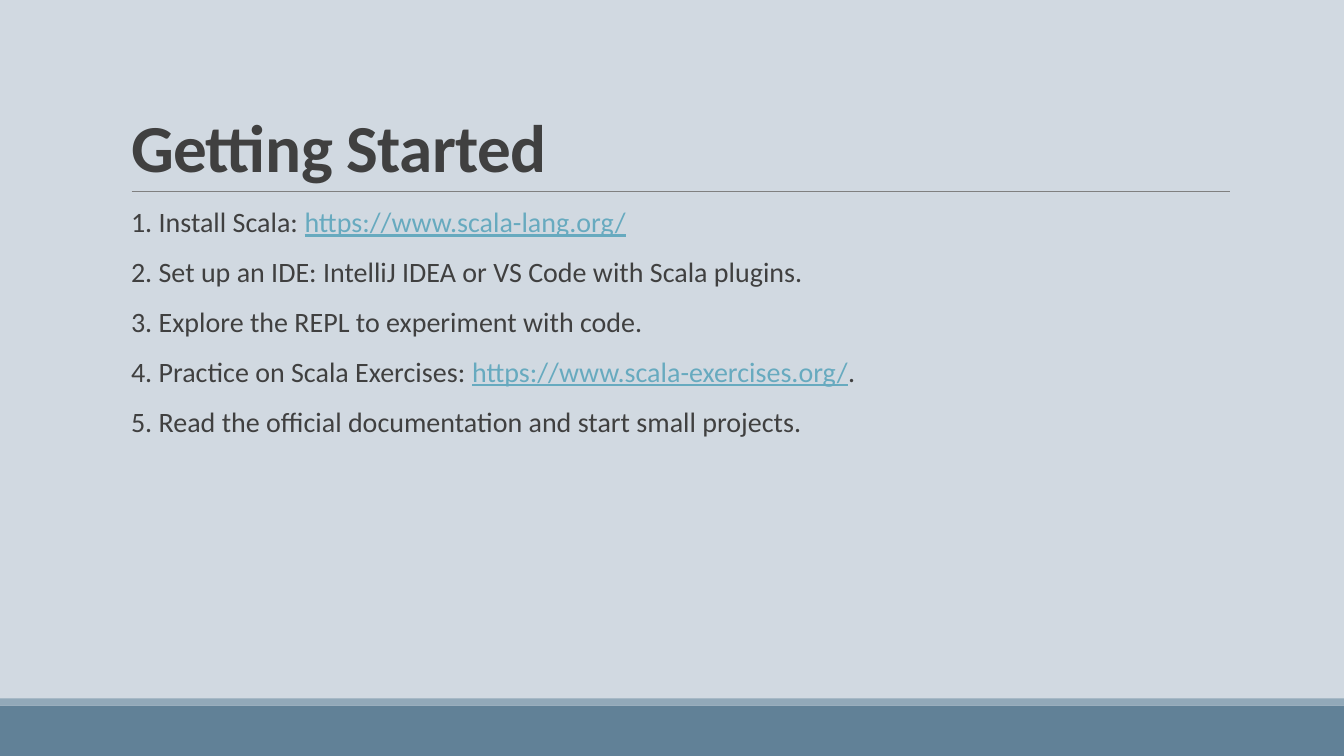
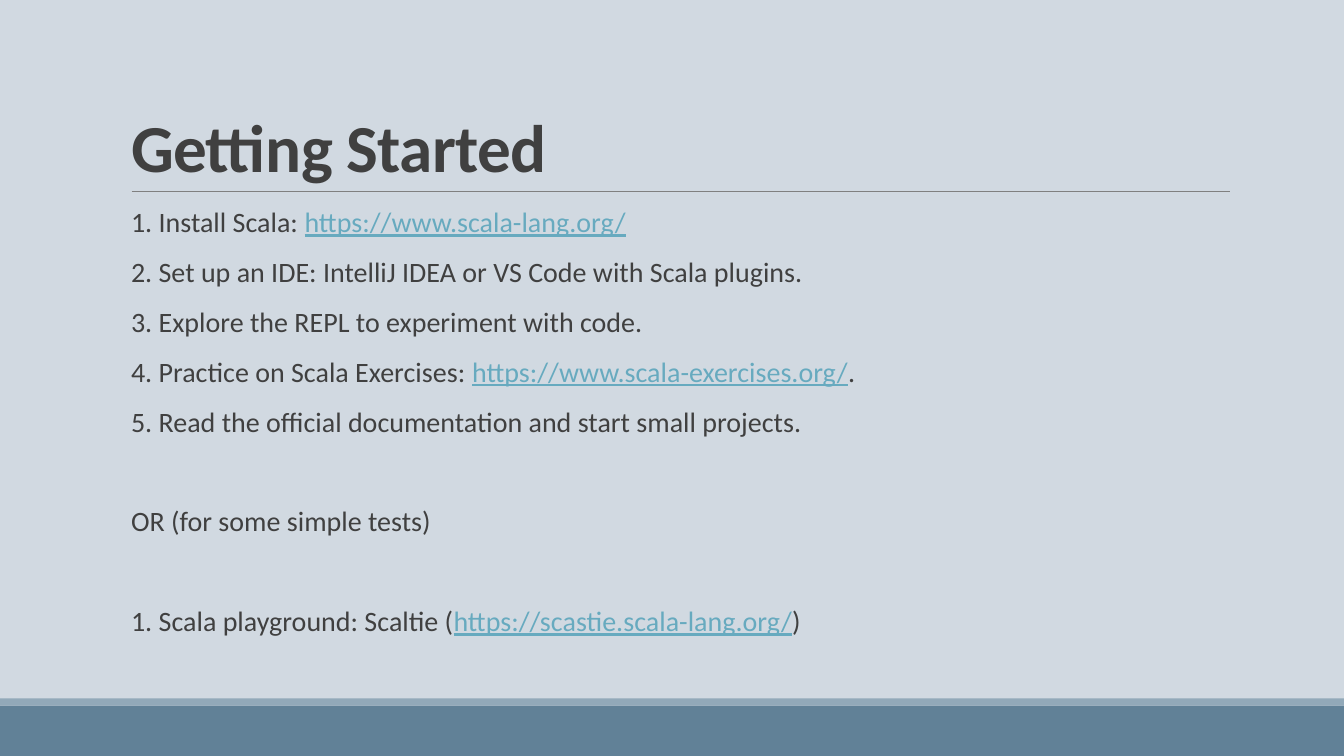
Before and after one commit to robertoprjr/presentations, a slide deck: slide 19 of scala_2x.pptx. Drawn at 1344x756 pixels with LibreOffice and Linux fonts; fonts in the diff are those of the drawing. Boxes give left, top, right and bottom in pixels: in the first picture for what was removed or moved away, otherwise in the second. Text is boxed around its words. In the diff, an @@ line names an element or a change of style, - is before the commit and + after.

Commit message:
V1 Scala Presentation

```diff
--- a/scala_2x.pptx
+++ b/scala_2x.pptx
@@ text at <box>131,510,801,636</box>: paragraphs added @@
+  OR (for some simple tests)
+  1. Scala playground: Scaltie (https://scastie.scala-lang.org/)
```
Also in this commit, not shown: 4 slides added, 1 other file.
